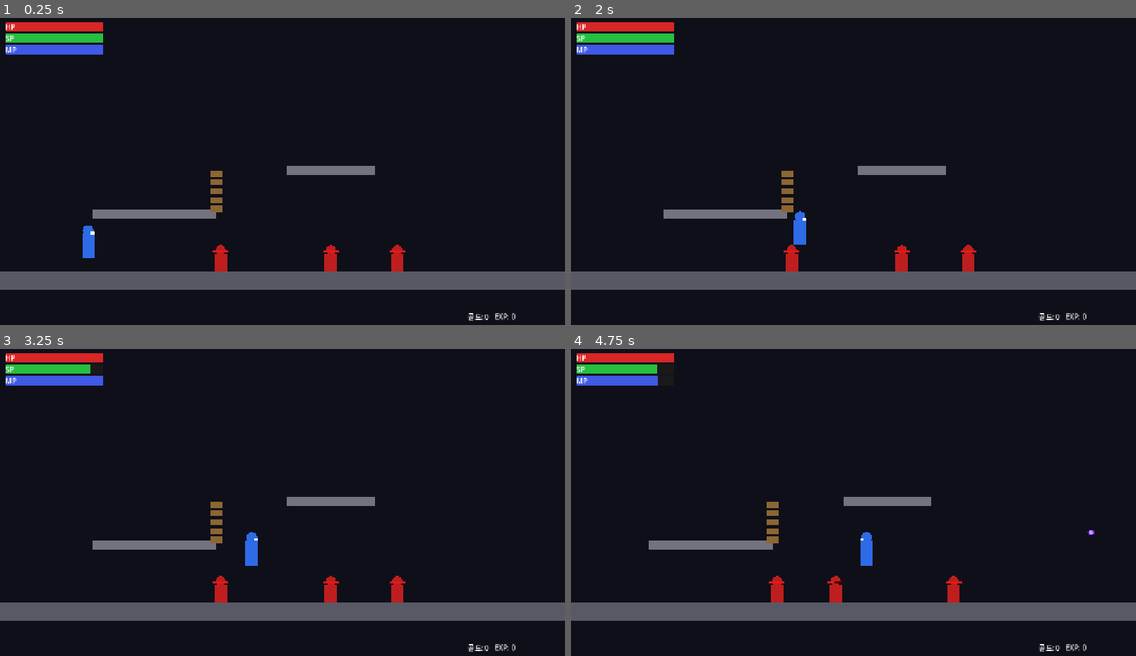
Above: before the commit, frames 1-4 (two rows, left to right).
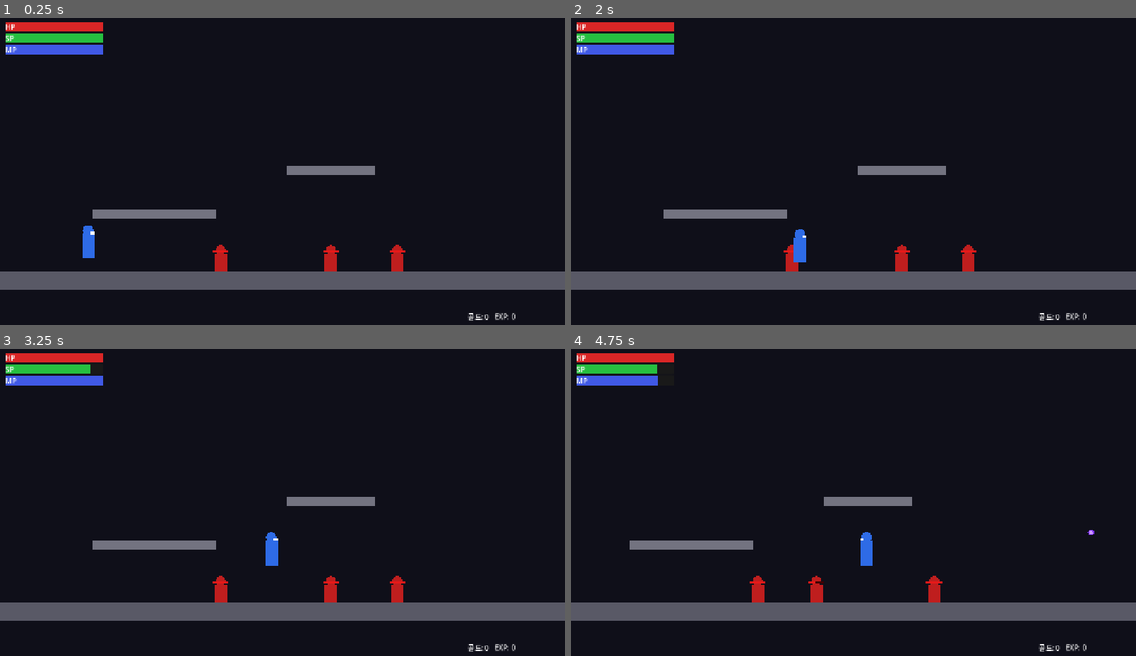
Above: after the commit, the same moments.

Repository: HomilBBANG/rt_god_slayer
Game: Godot game, scene res://scenes/Main.tscn
Same seed, same stepped clock (60 frames per second), same inputs: the game is played once before the commit and once after it.
Inputs:
- Up to frame 1 (0.25 s): no input
- Up to frame 2 (2 s): hold D (move_right) from 0.53 s (still down); tap Z (attack) at 0.6 s; tap Space (jump) at 0.77, 1.52 s; tap W (climb) at 1.35 s
- Up to frame 3 (3.25 s): release D (move_right) at 2.03 s; hold A (move_left) 2.03-2.78 s; hold S (crouch) 2.03-2.78 s; hold D (move_right) from 2.78 s (still down); tap Shift (dash) at 2.85 s; tap Space (jump) at 3.02 s
- Up to frame 4 (4.75 s): tap R (magic) at 3.6 s; tap Space (jump) at 3.77, 4.52 s; release D (move_right) at 4.28 s; hold A (move_left) from 4.28 s (still down); tap X (special) at 4.35 s

The runs differ from the first frame. In frame 1, 0.2% of the frame differs, in the area x 37-40%, y 49-64%; in frame 2, 0.5%; in frame 3, 0.7%; in frame 4, 1.7%, in the area x 10-70%, y 48-83%.

Commit message:
fix: 발판 편집 편의성 개선 + Variant 타입 에러 추가 수정
- Main.tscn: 각 StaticBody2D에 ColorRect Visual 자식 추가
  → 이제 Godot 에디터에서 StaticBody2D를 드래그하면 시각+충돌이 함께 이동
  → Main.gd의 수동 _draw() 플랫폼 그리기 제거 (이중 관리 제거)
- GameManager.gd:70 JSON.parse_string() Variant 추론 → var result = 로 수정
- Player.gd:225 max() Variant 추론 → var actual: float = maxf() 로 수정

Co-Authored-By: Claude Sonnet 4.6 <noreply@anthropic.com>

Diff:
--- a/autoload/GameManager.gd
+++ b/autoload/GameManager.gd
@@ -41,7 +41,7 @@
 	return perk in perks
 
 func get_upgrade_bonus(stat: String) -> float:
-	var level := upgrades.get(stat, 0)
+	var level: int = upgrades.get(stat, 0)
 	match stat:
 		"max_hp": return level * 0.10
 		"atk":    return level * 0.05
@@ -67,7 +67,7 @@
 	var file := FileAccess.open(SAVE_PATH, FileAccess.READ)
 	if not file:
 		return
-	var result := JSON.parse_string(file.get_as_text())
+	var result = JSON.parse_string(file.get_as_text())
 	if result is Dictionary:
 		total_exp = result.get("total_exp", 0)
 		deaths = result.get("deaths", 0)
--- a/scenes/Main.tscn
+++ b/scenes/Main.tscn
@@ -27,12 +27,26 @@
 [node name="FloorCol" type="CollisionShape2D" parent="Stage/Floor"]
 shape = SubResource("Floor_shape")
 
+[node name="Visual" type="ColorRect" parent="Stage/Floor"]
+offset_left = -1000.0
+offset_top = -20.0
+offset_right = 1000.0
+offset_bottom = 20.0
+color = Color(0.35, 0.35, 0.40, 1)
+
 [node name="Platform1" type="StaticBody2D" parent="Stage"]
 collision_layer = 4
 position = Vector2(350, 530)
 
 [node name="Plat1Col" type="CollisionShape2D" parent="Stage/Platform1"]
 shape = SubResource("Plat_shape")
+
+[node name="Visual" type="ColorRect" parent="Stage/Platform1"]
+offset_left = -140.0
+offset_top = -10.0
+offset_right = 140.0
+offset_bottom = 10.0
+color = Color(0.45, 0.45, 0.50, 1)
 
 [node name="Platform2" type="StaticBody2D" parent="Stage"]
 collision_layer = 4
@@ -41,8 +55,15 @@
 [node name="Plat2Col" type="CollisionShape2D" parent="Stage/Platform2"]
 shape = SubResource("Plat2_shape")
 
+[node name="Visual" type="ColorRect" parent="Stage/Platform2"]
+offset_left = -100.0
+offset_top = -10.0
+offset_right = 100.0
+offset_bottom = 10.0
+color = Color(0.45, 0.45, 0.50, 1)
+
 [node name="Ladder1" parent="Stage" instance=ExtResource("5_ladder")]
-position = Vector2(490, 530)
+position = Vector2(490, 480)
 
 [node name="Enemies" type="Node2D" parent="."]
 
--- a/scripts/Main.gd
+++ b/scripts/Main.gd
@@ -16,14 +16,3 @@
 	bg.z_index  = -10
 	add_child(bg)
 	move_child(bg, 0)
-
-func _draw() -> void:
-	# 바닥
-	draw_rect(Rect2(-360, 660, 2000, 40), Color(0.35, 0.35, 0.40))
-	# 플랫폼1
-	draw_rect(Rect2(210, 520, 280, 20), Color(0.45, 0.45, 0.50))
-	# 플랫폼2
-	draw_rect(Rect2(650, 420, 200, 20), Color(0.45, 0.45, 0.50))
-	# 사다리
-	for y in range(430, 525, 20):
-		draw_rect(Rect2(476, y, 28, 14), Color(0.55, 0.40, 0.20))
--- a/scripts/Player.gd
+++ b/scripts/Player.gd
@@ -222,7 +222,7 @@
 # ── 피격 ──────────────────────────────────────────────────
 func take_damage(amount: float, knockback: Vector2 = Vector2.ZERO) -> void:
 	if iframe_timer > 0.0 or is_dead: return
-	var actual := max(1.0, amount - defense)
+	var actual: float = maxf(1.0, amount - defense)
 	hp -= actual
 	iframe_timer = HIT_IFRAMES
 	if knockback != Vector2.ZERO:
